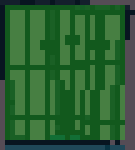
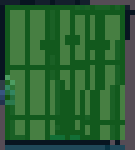
Revision of a layered w=135, h=150 image; what changed, layer by layer:
added group "Gate01.png" with 2 layers above "Gate02.png" over box(0, 75, 15, 105)
added layer "Padlock" in group "Gate01.png" over box(0, 75, 15, 105)
renamed "Gate01.png" to "Gate", moved it into group "Gate01.png", unmasked it over box(0, 75, 15, 105)
